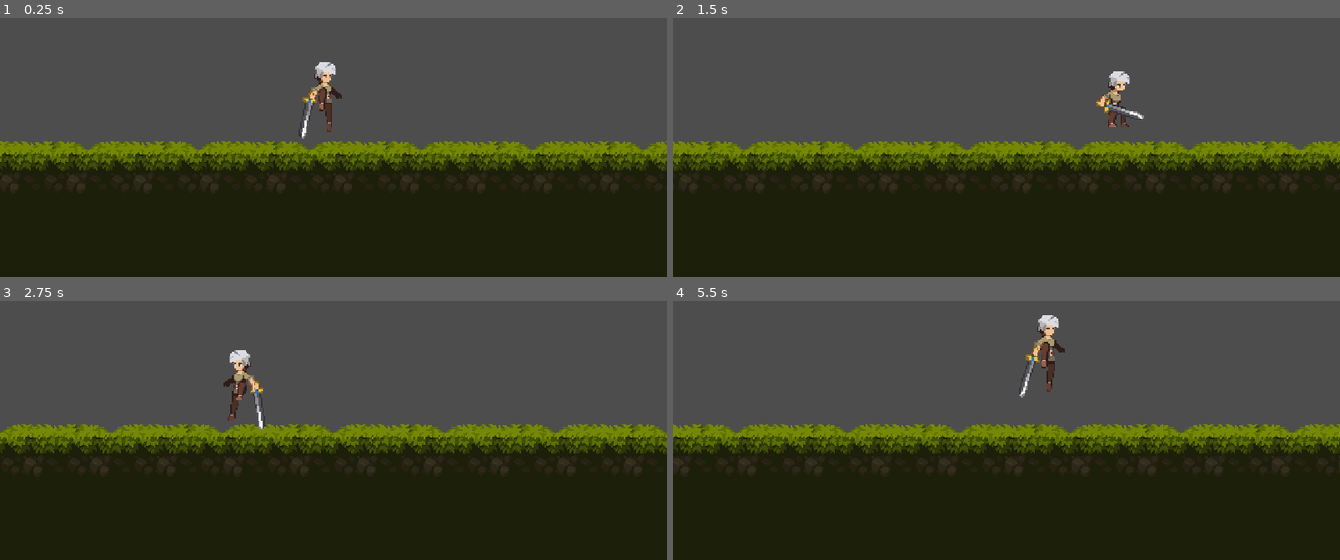
Above: before the commit, frames 1-4 (two rows, left to right).
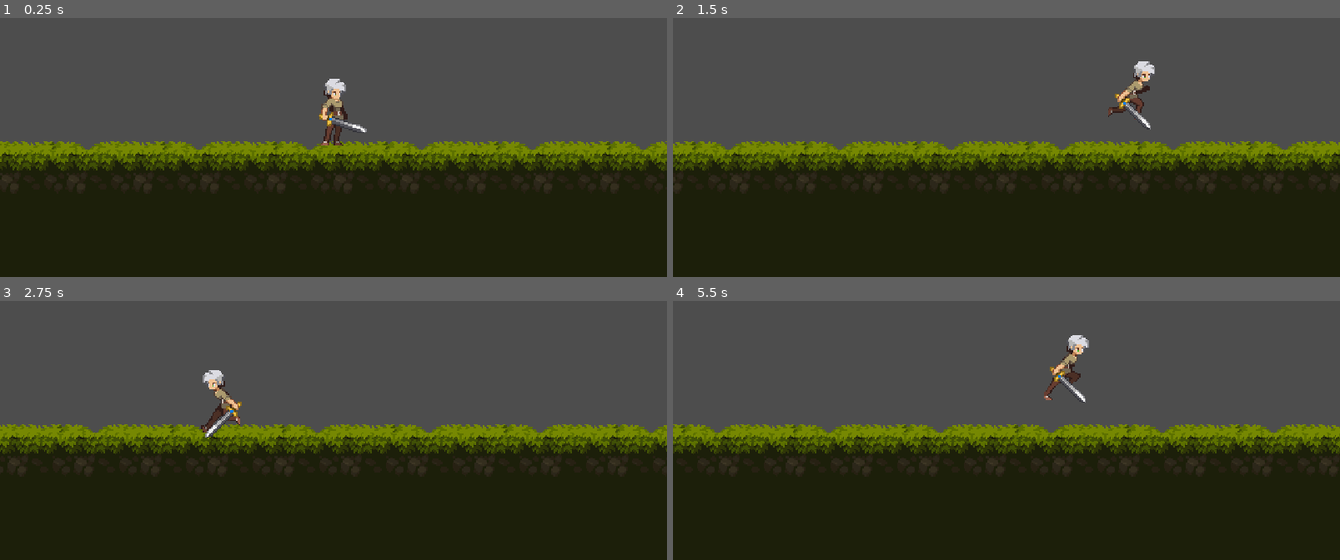
Above: after the commit, the same moments.

Repository: ericvennemeyer/ChrisTutorials2DPlatformer
Game: Godot game, scene res://Levels/test_level.tscn
Two runs of this game, one before a commit and one after it. Both use one fixed random seed, a clock stepped at 60 frames per second and the inputs below.
Inputs:
- Up to frame 1 (0.25 s): no input
- Up to frame 2 (1.5 s): hold D (move_right) from 0.53 s (still down); tap Space (jump) at 0.6, 0.77, 1.07, 1.35 s
- Up to frame 3 (2.75 s): tap Space (jump) at 1.52, 1.82, 2.1 s; release D (move_right) at 2.03 s; hold A (move_left) from 2.03 s (still down)
- Up to frame 4 (5.5 s): release A (move_left) at 2.78 s; hold D (move_right) 2.78-4.28 s; tap Space (jump) at 2.85, 3.02, 3.32, 3.6, 3.77, 4.07, 4.35, 4.52, 4.82, 5.1 s; hold A (move_left) 4.28-5.03 s; hold D (move_right) from 5.03 s (still down)

The runs differ from the first frame. In frame 1, 1.2% of the frame differs, in the area x 44-55%, y 17-50%; in frame 2, 7.0%; in frame 3, 7.0%; in frame 4, 7.2%, in the area x 0-100%, y 5-64%.

Commit message:
Replace AnimatedSprite2D with Sprte2D, AnimationPplayer and AnimationTree. Set up idle, run animations in AnimationPlayer and link in AnimationTree. Adjust references in Player script

Diff:
--- a/Character/player.gd
+++ b/Character/player.gd
@@ -12,7 +12,13 @@
 var direction: Vector2 = Vector2.ZERO
 var was_in_air: bool = false
 
-@onready var animated_sprite_2d: AnimatedSprite2D = $AnimatedSprite2D
+@onready var sprite: Sprite2D = $Sprite2D
+@onready var animation_tree: AnimationTree = $AnimationTree
+
+
+func _ready() -> void:
+	animation_tree.active = true
+
 
 func _physics_process(delta: float) -> void:
 	# Add the gravity.
@@ -36,7 +42,7 @@
 	# Get the input direction and handle the movement/deceleration.
 	direction = Input.get_vector("move_left", "move_right", "move_up", "move_down")
 
-	if direction.x != 0 && animated_sprite_2d.animation != "jump_end":
+	if direction.x != 0:
 		velocity.x = direction.x * speed
 	else:
 		velocity.x = move_toward(velocity.x, 0, speed)
@@ -47,42 +53,35 @@
 
 
 func update_animation():
-	if not animation_locked:
-		if not is_on_floor():
-			animated_sprite_2d.play("jump_loop")
-		else:
-			if direction.x != 0:
-				animated_sprite_2d.play("run")
-			else:
-				animated_sprite_2d.play("idle")
+	animation_tree.set("parameters/Move/blend_position", direction.x)
 
 
 func update_facing_direction():
 	if direction.x < 0:
-		animated_sprite_2d.flip_h = true
+		sprite.flip_h = true
 	elif direction.x > 0:
-		animated_sprite_2d.flip_h = false
+		sprite.flip_h = false
 
 
 func jump():
 	velocity.y = jump_velocity
-	animated_sprite_2d.play("jump_start")
+#	animated_sprite_2d.play("jump_start")
 	animation_locked = true
 
 
 func jump_double():
 	velocity.y = double_jump_velocity
-	animated_sprite_2d.play("jump_double")
+#	animated_sprite_2d.play("jump_double")
 	animation_locked = true
 	has_double_jumped = true
 
 
 func land():
-	animated_sprite_2d.play("jump_end")
+#	animated_sprite_2d.play("jump_end")
 	animation_locked = true
 	was_in_air = false
 
 
-func _on_animated_sprite_2d_animation_finished() -> void:
-	if ["jump_end", "jump_start", "jump_double()"].has(animated_sprite_2d.animation):
-		animation_locked = false
+#func _on_animated_sprite_2d_animation_finished() -> void:
+#	if ["jump_end", "jump_start", "jump_double()"].has(animated_sprite_2d.animation):
+#		animation_locked = false
--- a/Character/player.tscn
+++ b/Character/player.tscn
@@ -282,10 +282,143 @@
 radius = 8.0
 height = 44.0
 
+[sub_resource type="Animation" id="Animation_afkup"]
+resource_name = "idle"
+length = 0.8
+loop_mode = 1
+step = 0.2
+tracks/0/type = "value"
+tracks/0/imported = false
+tracks/0/enabled = true
+tracks/0/path = NodePath("Sprite2D:texture")
+tracks/0/interp = 1
+tracks/0/loop_wrap = true
+tracks/0/keys = {
+"times": PackedFloat32Array(0),
+"transitions": PackedFloat32Array(1),
+"update": 1,
+"values": [ExtResource("1_vu4gl")]
+}
+tracks/1/type = "value"
+tracks/1/imported = false
+tracks/1/enabled = true
+tracks/1/path = NodePath("Sprite2D:hframes")
+tracks/1/interp = 1
+tracks/1/loop_wrap = true
+tracks/1/keys = {
+"times": PackedFloat32Array(0),
+"transitions": PackedFloat32Array(1),
+"update": 1,
+"values": [4]
+}
+tracks/2/type = "value"
+tracks/2/imported = false
+tracks/2/enabled = true
+tracks/2/path = NodePath("Sprite2D:frame")
+tracks/2/interp = 1
+tracks/2/loop_wrap = true
+tracks/2/keys = {
+"times": PackedFloat32Array(0, 0.2, 0.4, 0.6),
+"transitions": PackedFloat32Array(1, 1, 1, 1),
+"update": 1,
+"values": [0, 1, 2, 3]
+}
+
+[sub_resource type="Animation" id="Animation_v4rkr"]
+length = 0.001
+tracks/0/type = "value"
+tracks/0/imported = false
+tracks/0/enabled = true
+tracks/0/path = NodePath("Sprite2D:frame")
+tracks/0/interp = 1
+tracks/0/loop_wrap = true
+tracks/0/keys = {
+"times": PackedFloat32Array(0),
+"transitions": PackedFloat32Array(1),
+"update": 1,
+"values": [0]
+}
+
+[sub_resource type="Animation" id="Animation_au43d"]
+resource_name = "run"
+length = 0.8
+loop_mode = 1
+tracks/0/type = "value"
+tracks/0/imported = false
+tracks/0/enabled = true
+tracks/0/path = NodePath("Sprite2D:texture")
+tracks/0/interp = 1
+tracks/0/loop_wrap = true
+tracks/0/keys = {
+"times": PackedFloat32Array(0),
+"transitions": PackedFloat32Array(1),
+"update": 1,
+"values": [ExtResource("3_f8ho0")]
+}
+tracks/1/type = "value"
+tracks/1/imported = false
+tracks/1/enabled = true
+tracks/1/path = NodePath("Sprite2D:hframes")
+tracks/1/interp = 1
+tracks/1/loop_wrap = true
+tracks/1/keys = {
+"times": PackedFloat32Array(0),
+"transitions": PackedFloat32Array(1),
+"update": 1,
+"values": [8]
+}
+tracks/2/type = "value"
+tracks/2/imported = false
+tracks/2/enabled = true
+tracks/2/path = NodePath("Sprite2D:frame")
+tracks/2/interp = 1
+tracks/2/loop_wrap = true
+tracks/2/keys = {
+"times": PackedFloat32Array(0, 0.1, 0.2, 0.3, 0.4, 0.5, 0.6, 0.7),
+"transitions": PackedFloat32Array(1, 1, 1, 1, 1, 1, 1, 1),
+"update": 1,
+"values": [0, 1, 2, 3, 4, 5, 6, 7]
+}
+
+[sub_resource type="AnimationLibrary" id="AnimationLibrary_7t7vh"]
+_data = {
+"RESET": SubResource("Animation_v4rkr"),
+"idle": SubResource("Animation_afkup"),
+"run": SubResource("Animation_au43d")
+}
+
+[sub_resource type="AnimationNodeAnimation" id="AnimationNodeAnimation_nfhyx"]
+animation = &"idle"
+
+[sub_resource type="AnimationNodeAnimation" id="AnimationNodeAnimation_wb40l"]
+animation = &"run"
+
+[sub_resource type="AnimationNodeAnimation" id="AnimationNodeAnimation_7t6j8"]
+animation = &"run"
+
+[sub_resource type="AnimationNodeBlendSpace1D" id="AnimationNodeBlendSpace1D_t3i67"]
+blend_point_0/node = SubResource("AnimationNodeAnimation_nfhyx")
+blend_point_0/pos = 0.0
+blend_point_1/node = SubResource("AnimationNodeAnimation_wb40l")
+blend_point_1/pos = 1.0
+blend_point_2/node = SubResource("AnimationNodeAnimation_7t6j8")
+blend_point_2/pos = -1.0
+blend_mode = 1
+
+[sub_resource type="AnimationNodeStateMachineTransition" id="AnimationNodeStateMachineTransition_nx0gt"]
+advance_mode = 2
+
+[sub_resource type="AnimationNodeStateMachine" id="AnimationNodeStateMachine_41313"]
+states/Move/node = SubResource("AnimationNodeBlendSpace1D_t3i67")
+states/Move/position = Vector2(450.5, 99.9375)
+transitions = ["Start", "Move", SubResource("AnimationNodeStateMachineTransition_nx0gt")]
+graph_offset = Vector2(-180, -46)
+
 [node name="Player" type="CharacterBody2D"]
 script = ExtResource("1_qiowy")
 
 [node name="AnimatedSprite2D" type="AnimatedSprite2D" parent="."]
+visible = false
 position = Vector2(-32, -40)
 sprite_frames = SubResource("SpriteFrames_ufjdx")
 animation = &"jump_loop"
@@ -295,4 +428,18 @@
 position = Vector2(0, 2)
 shape = SubResource("CapsuleShape2D_aieis")
 
+[node name="Sprite2D" type="Sprite2D" parent="."]
+texture = ExtResource("1_vu4gl")
+hframes = 4
+
+[node name="AnimationPlayer" type="AnimationPlayer" parent="."]
+libraries = {
+"": SubResource("AnimationLibrary_7t7vh")
+}
+
+[node name="AnimationTree" type="AnimationTree" parent="."]
+tree_root = SubResource("AnimationNodeStateMachine_41313")
+anim_player = NodePath("../AnimationPlayer")
+parameters/Move/blend_position = 0.000336766
+
 [connection signal="animation_finished" from="AnimatedSprite2D" to="." method="_on_animated_sprite_2d_animation_finished"]
--- a/Levels/test_level.tscn
+++ b/Levels/test_level.tscn
@@ -1452,9 +1452,6 @@
 
 [node name="Player" parent="." instance=ExtResource("2_1kkm5")]
 position = Vector2(81, 149)
-speed = 200.0
-jump_velocity = -150.0
-double_jump_velocity = -100.0
 
 [node name="RemoteTransform2D" type="RemoteTransform2D" parent="Player"]
 remote_path = NodePath("../../Camera2D")
Not shown: 1 places in Character/player.tscn that only renumber resources
